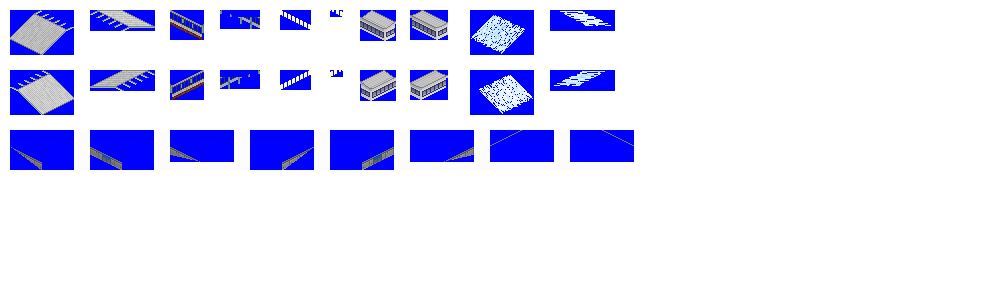
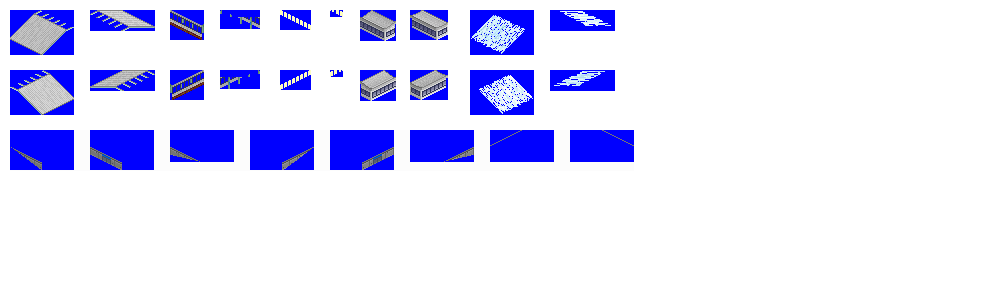
Layers edited between the first and the second 1000 x 300 image:
painted on "sprites" over [360, 11, 448, 101]
